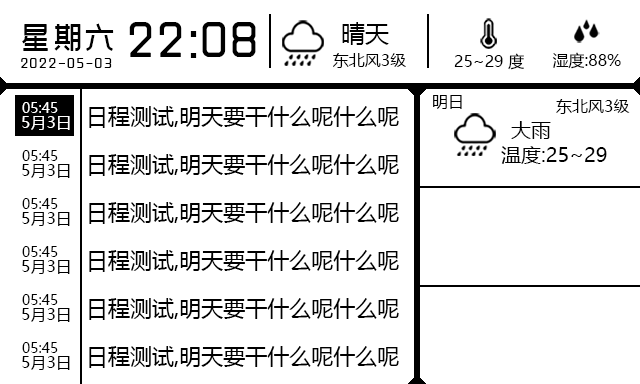
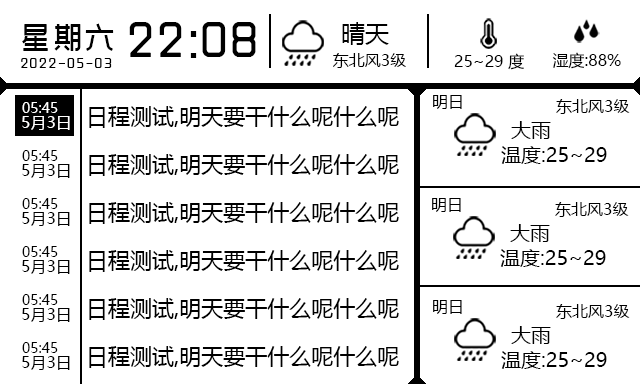
Layered file, before and after one edit (640 × 384). Changes by layer:
added group "组 4 拷贝 2" with 6 layers in group "天气预报" over [432, 198, 629, 267]
added layer "明日" (1st of 3, in "天气预报" › "组 4 拷贝 2") in group "组 4 拷贝 2" over [432, 198, 461, 212]
added layer "东北风3级" (1st of 4, in "天气预报" › "组 4 拷贝 2") in group "组 4 拷贝 2" over [555, 202, 629, 217]
added layer "温度:25~29" (1st of 3, in "天气预报" › "组 4 拷贝 2") in group "组 4 拷贝 2" over [500, 249, 606, 267]
added layer "大雨" (1st of 3, in "天气预报" › "组 4 拷贝 2") in group "组 4 拷贝 2" over [510, 224, 550, 242]
added layer "图层 17 拷贝 3" (1st of 4, in "天气预报" › "组 4 拷贝 2") in group "组 4 拷贝 2" over [453, 216, 495, 259]
added group "组 4 拷贝" with 6 layers in group "天气预报" over [433, 300, 630, 369]
added layer "明日" (2nd of 3, in "天气预报" › "组 4 拷贝") in group "组 4 拷贝" over [433, 300, 462, 314]
added layer "东北风3级" (2nd of 4, in "天气预报" › "组 4 拷贝") in group "组 4 拷贝" over [556, 304, 630, 319]
added layer "温度:25~29" (2nd of 3, in "天气预报" › "组 4 拷贝") in group "组 4 拷贝" over [501, 351, 607, 369]
added layer "大雨" (2nd of 3, in "天气预报" › "组 4 拷贝") in group "组 4 拷贝" over [511, 326, 551, 344]
added layer "图层 17 拷贝 3" (2nd of 4, in "天气预报" › "组 4 拷贝") in group "组 4 拷贝" over [454, 318, 496, 361]
